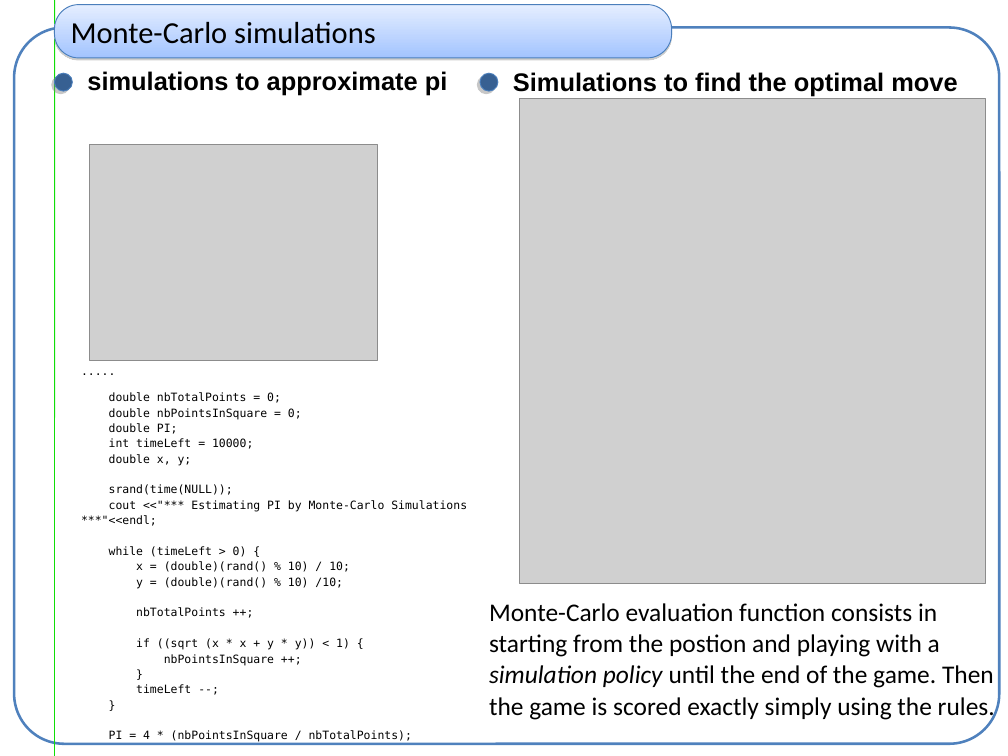
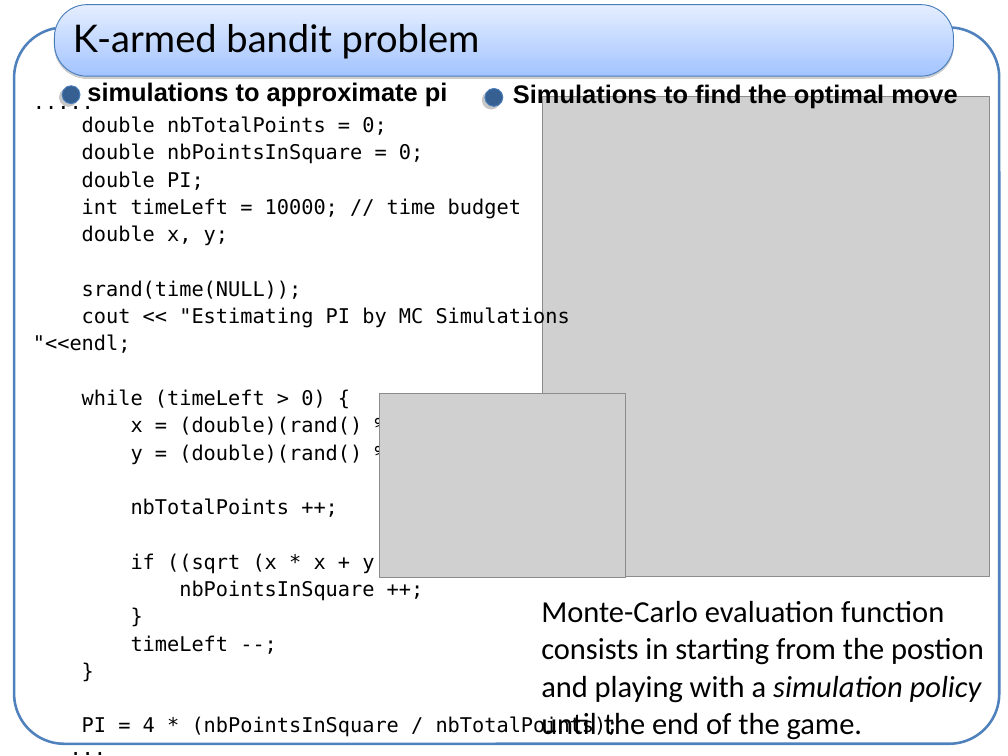
Before and after one commit to haspeleo/Android-Dev, a slide deck: slide 8 of MCTS/mcts_xp.ppt. Drawn at 1008x756 pixels with LibreOffice and Linux fonts; fonts in the diff are those of the drawing; grey boxes stand for pictures. Boxes give left, top, right and bottom in pixels: in the first picture for what was removed or moved away, otherwise in the second. Text is boxed around its words. In the diff, an @@ line names an element or a change of style, - is before the commit and + after.

```diff
--- a/MCTS/mcts_xp.ppt
+++ b/MCTS/mcts_xp.ppt
@@ line removed from (55, 0) to (55, 756) @@
@@ rounded rectangle removed at [55,5,672,58] @@
-Monte-Carlo simulations
@@ rounded rectangle added at [55,5,954,76], fill gradient #E5EEFF to #A3C4FF, outline #4A7EBB 0.74 pt, 30 pt, text #000000 @@
+K-armed bandit problem
@@ text ".....": place and size @@
-text "....." at [81,392,467,742]
+text "....." at [33,116,619,737]
@@ ellipse: place and size @@
-ellipse at [55,73,73,91]
+ellipse at [62,86,80,104]
@@ text "simulations to approximate pi": place and size @@
-text "simulations to approximate pi" at [87,71,448,95]
+text "simulations to approximate pi" at [87,82,448,107]
@@ ellipse: place and size @@
-ellipse at [480,73,499,91]
+ellipse at [485,89,503,107]
@@ text "Simulations to find the optimal ...": place and size @@
-text "Simulations to find the optimal ..." at [513,72,957,96]
+text "Simulations to find the optimal ..." at [513,82,957,108]
@@ text at [82,116,619,737]: size 9 to 16 pt in ".....", "double nbTotalPoints = 0;", "double nbPointsInSquare = 0;", "double PI;" and 13 more places @@
@@ picture: place and size @@
-picture at [520,99,986,584]
+picture at [542,96,991,576]
@@ text at [82,198,521,219]: text changed; size 9 to 16 pt @@
-int timeLeft = 10000;
+int timeLeft = 10000; // time budget
@@ text at [33,307,570,353]: text changed; size 9 to 16 pt @@
-cout <<"*** Estimating PI by Monte-Carlo Simulations ***"<<endl;
+cout << "Estimating PI by MC Simulations "<<endl;
@@ picture: place and size @@
-picture at [90,145,378,359]
+picture at [380,393,626,577]
@@ text at [541,600,984,740]: text changed; size 20 to 24 pt @@
-Monte-Carlo evaluation function consists in starting from the postion and playing with a simulation policy until the end of the game. Then the game is scored exactly simply using the rules.
+Monte-Carlo evaluation function
+consists in starting from the postion
+and playing with a simulation policy
+until the end of the game.
```
Also in this commit, not shown: 9 other slides changed, 3 other files.
